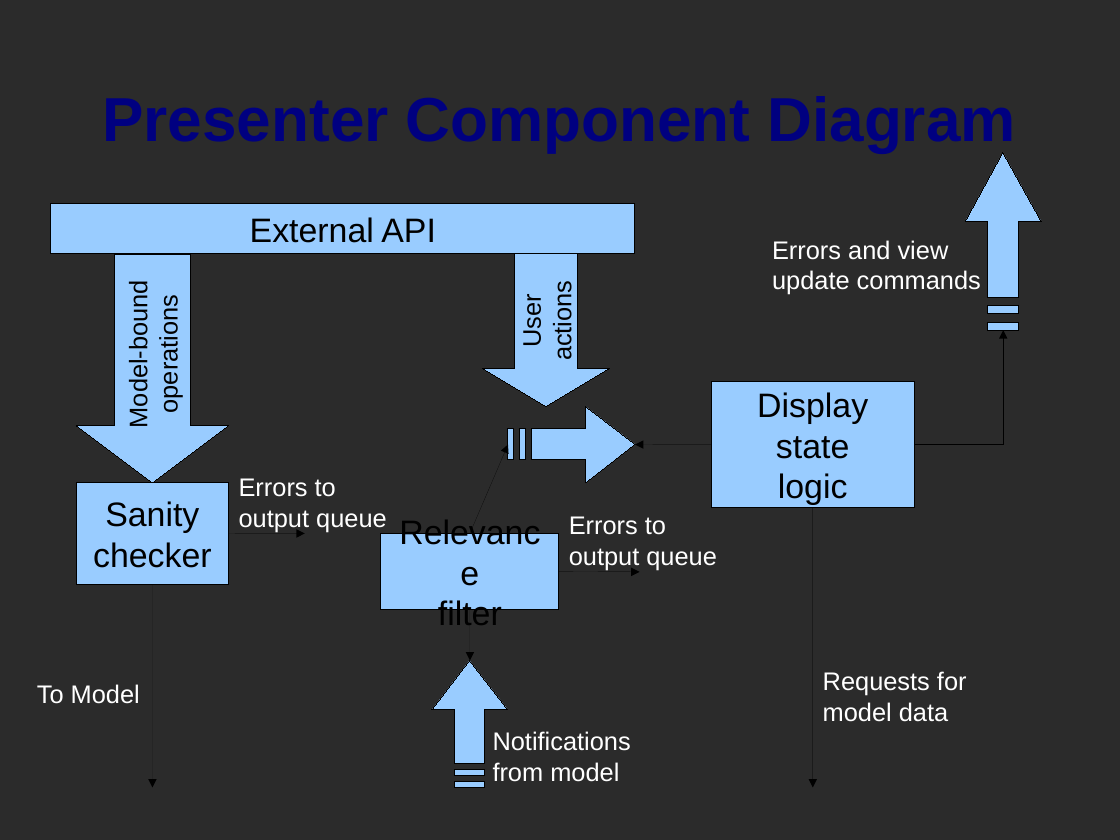
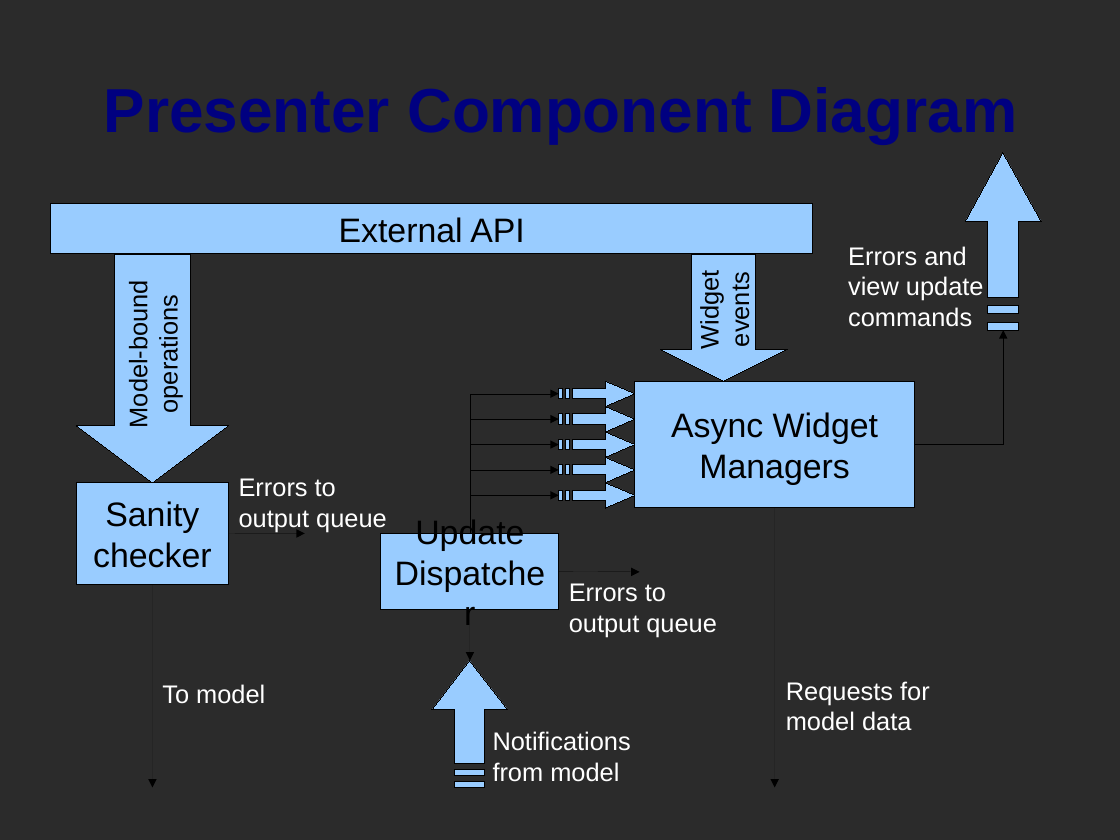
Before and after one commit to wrye-bash/wrye-bash, a slide deck: slide 1 of experimental/bait/doc/component_diagram_presenter.odp. Drawn at 1120x840 pixels with LibreOffice and Linux fonts; fonts in the diff are those of the drawing; background and template pictures are left out; a plain dark background stands for a picture behind light text. Boxes give left, top, right and bottom in pixels: in the first picture for what was removed or moved away, otherwise in the second. Text is boxed around its words. In the diff, an @@ line names an element or a change of style, - is before the commit and + after.

Commit message:
[BAIT] flesh out presenter design; update bits of other docs

```diff
--- a/experimental/bait/doc/component_diagram_presenter.odp
+++ b/experimental/bait/doc/component_diagram_presenter.odp
@@ title "Presenter Component Diagram" rewrapped from (x1=768, y1=96, x2=1016, y2=153) to (x1=81, y1=23, x2=1042, y2=193) @@
@@ rectangle "External API" resized from (x1=51, y1=203, x2=635, y2=254) to (x1=51, y1=203, x2=813, y2=254) @@
@@ right arrow removed at (x1=482, y1=254, x2=609, y2=406) @@
-User
-actions
@@ right arrow added at (x1=661, y1=254, x2=788, y2=381), fill #99CCFF, outline #000000 0 pt, 18 pt, text #000000 @@
+Widget
+events
@@ text at (x1=848, y1=246, x2=984, y2=327): text changed @@
-Errors and view
-update commands
+Errors and
+view update
+commands
@@ freeform shape added at (x1=559, y1=381, x2=635, y2=407), fill #99CCFF, outline #000000 0 pt @@
@@ rectangle added at (x1=635, y1=381, x2=915, y2=508), fill #99CCFF, outline #000000 0 pt, 24 pt, text #000000 @@
+Async Widget
+Managers
@@ rectangle removed at (x1=711, y1=381, x2=915, y2=508) @@
-Display state
-logic
@@ elbow arrow added from (470, 534) to (559, 394), #000000 0 pt @@
@@ freeform shape added at (x1=559, y1=407, x2=635, y2=432), fill #99CCFF, outline #000000 0 pt @@
@@ arrow removed from (470, 534) to (508, 445) @@
@@ elbow arrow added from (470, 534) to (559, 420), #000000 0 pt @@
@@ elbow arrow added from (470, 534) to (559, 445), #000000 0 pt @@
@@ freeform shape resized from (x1=508, y1=407, x2=635, y2=483) to (x1=559, y1=432, x2=635, y2=457) @@
@@ arrow removed from (711, 444) to (635, 445) @@
@@ elbow arrow added from (470, 534) to (559, 471), #000000 0 pt @@
@@ freeform shape added at (x1=559, y1=457, x2=635, y2=483), fill #99CCFF, outline #000000 0 pt @@
@@ elbow arrow added from (470, 534) to (559, 496), #000000 0 pt @@
@@ freeform shape added at (x1=559, y1=483, x2=635, y2=508), fill #99CCFF, outline #000000 0 pt @@
@@ arrow moved from (813, 508) - (813, 788) to (774, 508) - (775, 788) @@
@@ text in rectangle at (x1=415, y1=517, x2=524, y2=551): text changed @@
-Relevance
-filter
+Update
+Dispatcher
@@ text "Errors to" moved from (x1=569, y1=516, x2=717, y2=570) to (x1=569, y1=583, x2=717, y2=637) @@
@@ text at (x1=162, y1=684, x2=265, y2=704): text changed @@
-To Model
+To model
@@ text "Requests for" moved from (x1=823, y1=671, x2=967, y2=722) to (x1=786, y1=681, x2=930, y2=731) @@
```
Also in this commit, not shown: 7 slides added, 6 other files.
